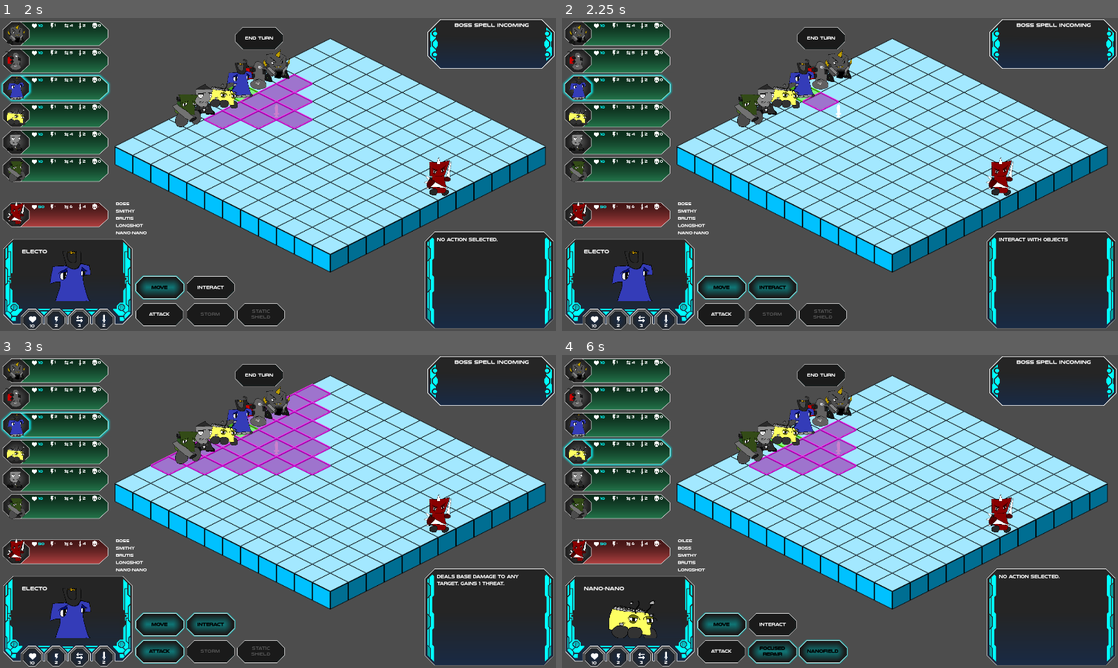
Above: before the commit, frames 1-4 (two rows, left to right).
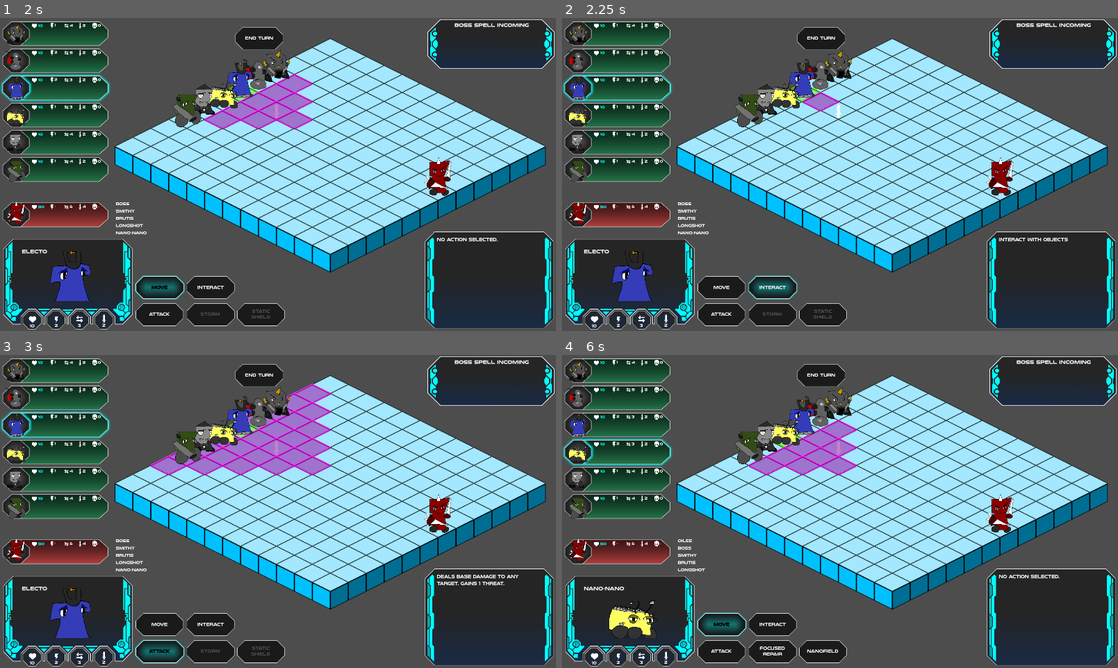
Above: after the commit, the same moments.

Repository: ScottHo/tactics
Game: Godot game, scene res://level.tscn
The game is run twice, just before and just after one commit, with the same random seed, the same clock (stepped at 60 frames per second) and the same inputs.
Inputs:
- Up to frame 1 (2 s): click "End Turn" at 0.5 s; click "Move" at 1.25 s
- Up to frame 2 (2.25 s): click "Interact" at 2 s
- Up to frame 3 (3 s): click "Attack" at 2.75 s
- Up to frame 4 (6 s): click "End Turn" at 3.5 s; click "Focused Repair" at 4.25 s; click "Nanofield" at 5 s; click "Move" at 5.75 s

Frame 1 is identical in both runs. In frame 2, 0.4% of the frame differs, in the area x 24-41%, y 82-90%; in frame 3, 0.8%, in the area x 24-43%, y 82-90%; in frame 4, 0.8%.

Commit message:
Toggle all other buttons when a button is pressed

Diff:
--- a/ActionService.gd
+++ b/ActionService.gd
@@ -74,9 +74,10 @@
     return null
 
 func finish():
-    if _map_bfs != null:
-        _map_bfs.resetHighlights(false, action().self_castable)
-    _enabled = false
+    if _enabled:
+        if _map_bfs != null:
+            _map_bfs.resetHighlights(false, action().self_castable)
+        _enabled = false
     return
 
 func start(entity: Entity, action_type: int):
--- a/EntityInfoTab.tscn
+++ b/EntityInfoTab.tscn
@@ -4,7 +4,7 @@
 [ext_resource type="Texture2D" uid="uid://bwcjqtrnb8v1q" path="res://Assets/info_box.png" id="2_syuky"]
 [ext_resource type="Texture2D" uid="uid://b8pefgb5l0j42" path="res://Assets/arrow_reserve.png" id="3_yf7ib"]
 [ext_resource type="Texture2D" uid="uid://dodutmihl1csn" path="res://Assets/item_sword.png" id="4_flx8q"]
-[ext_resource type="Texture2D" uid="uid://b0n75a3fumq10" path="res://Assets/Quest Panel.svg" id="4_k0ivy"]
+[ext_resource type="Texture2D" uid="uid://ctjjw0nskkdfw" path="res://Assets/small_panel.png" id="4_oc25q"]
 [ext_resource type="Texture2D" uid="uid://dc3pjsse52ru1" path="res://Assets/heart_white.png" id="4_reefb"]
 [ext_resource type="Script" path="res://DisplayHover.gd" id="4_wnaqp"]
 [ext_resource type="Texture2D" uid="uid://i5cao7fn5vrc" path="res://Assets/white_bolt.png" id="5_0vfv3"]
@@ -44,7 +44,7 @@
 
 [node name="Sprite2D" type="Sprite2D" parent="Stats/HeartSprite/ReferenceRect"]
 visible = false
-texture = ExtResource("4_k0ivy")
+texture = ExtResource("4_oc25q")
 script = ExtResource("4_wnaqp")
 
 [node name="HpLabel" type="Label" parent="Stats"]
--- a/InteractService.gd
+++ b/InteractService.gd
@@ -68,9 +68,10 @@
     return 1
 
 func finish():
-    if _map_bfs != null:
-        _map_bfs.resetHighlights(false)
-    _enabled = false
+    if _enabled:
+        if _map_bfs != null:
+            _map_bfs.resetHighlights(false)
+        _enabled = false
     return
 
 func start(entity: Entity):
--- a/MoveService.gd
+++ b/MoveService.gd
@@ -44,7 +44,6 @@
                 _entity.moves_left -= len(_points)
                 _entity.location = _points[-1]
                 movesFound.emit(poses)
-                _enabled = false
                 return
 
 func highlightPath(clear: bool):
@@ -56,9 +55,10 @@
     return
 
 func finish():
-    if _map_bfs != null:
-        _map_bfs.resetHighlights(false)
-    _enabled = false
+    if _enabled:
+        if _map_bfs != null:
+            _map_bfs.resetHighlights(false)
+        _enabled = false
     return
 
 func start(entity: Entity):
--- a/menu.gd
+++ b/menu.gd
@@ -20,13 +20,26 @@
 @onready var damageLabel: Label = $CharacterContainer/DamageLabel
 
 func _ready():
-    nextTurnButton.button_down.connect(func(): nextTurnActionInitiate.emit())
-
-    moveButton.toggled.connect(func(b): moveActionInitiate.emit(b))
-    interactButton.toggled.connect(func(b): interactActionInitiate.emit(b))
-    attackButton.toggled.connect(func(b): actionInitiate.emit(b, ActionType.ATTACK))
-    action1Button.toggled.connect(func(b): actionInitiate.emit(b, ActionType.ACTION1))
-    action2Button.toggled.connect(func(b): actionInitiate.emit(b, ActionType.ACTION2))
+    nextTurnButton.button_down.connect(func():
+        unpress_all_buttons()
+        nextTurnActionInitiate.emit())
+
+    moveButton.toggled.connect(func(b):
+        unpress_all_buttons(moveButton)
+        moveActionInitiate.emit(b)
+        )
+    interactButton.toggled.connect(func(b):
+        unpress_all_buttons(interactButton)
+        interactActionInitiate.emit(b))
+    attackButton.toggled.connect(func(b):
+        unpress_all_buttons(attackButton)
+        actionInitiate.emit(b, ActionType.ATTACK))
+    action1Button.toggled.connect(func(b):
+        unpress_all_buttons(action1Button)
+        actionInitiate.emit(b, ActionType.ACTION1))
+    action2Button.toggled.connect(func(b):
+        unpress_all_buttons(action2Button)
+        actionInitiate.emit(b, ActionType.ACTION2))
     cache_button_states()
     _tab_dict = {}
     return
@@ -108,13 +121,17 @@
     numMovesLabel.text = str(entity.moves_left)
     return
 
-func unpress_all_buttons():
-    moveButton.set_pressed(false)
-    nextTurnButton.set_pressed(false)
-    interactButton.set_pressed(false)
-    attackButton.set_pressed(false)
-    action1Button.set_pressed(false)
-    action2Button.set_pressed(false)
+func unpress_all_buttons(omit=null):
+    if omit != moveButton:
+        moveButton.set_pressed(false)
+    if omit != interactButton:
+        interactButton.set_pressed(false)
+    if omit != attackButton:
+        attackButton.set_pressed(false)
+    if omit != action1Button:
+        action1Button.set_pressed(false)
+    if omit != action2Button:
+        action2Button.set_pressed(false)
     return
 
 func enableAllButtons():
